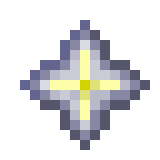
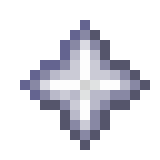
Before/after of a (160, 160) layered artwork. What changed in the layer stack:
painted on "Star Bright" over (50, 50, 120, 120)
painted on "Star Medium" over (80, 80, 100, 100)
painted on "Star Center" over (80, 80, 90, 90)
